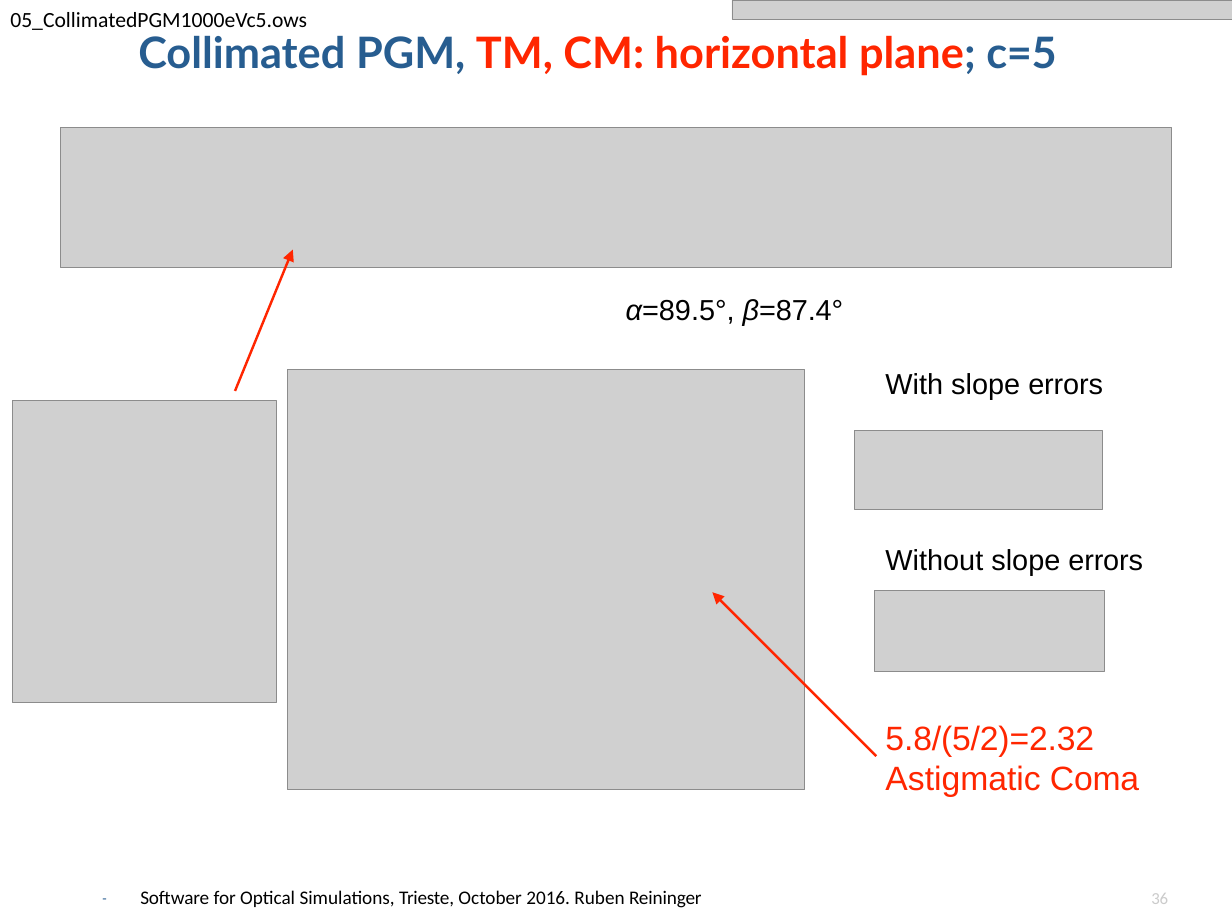
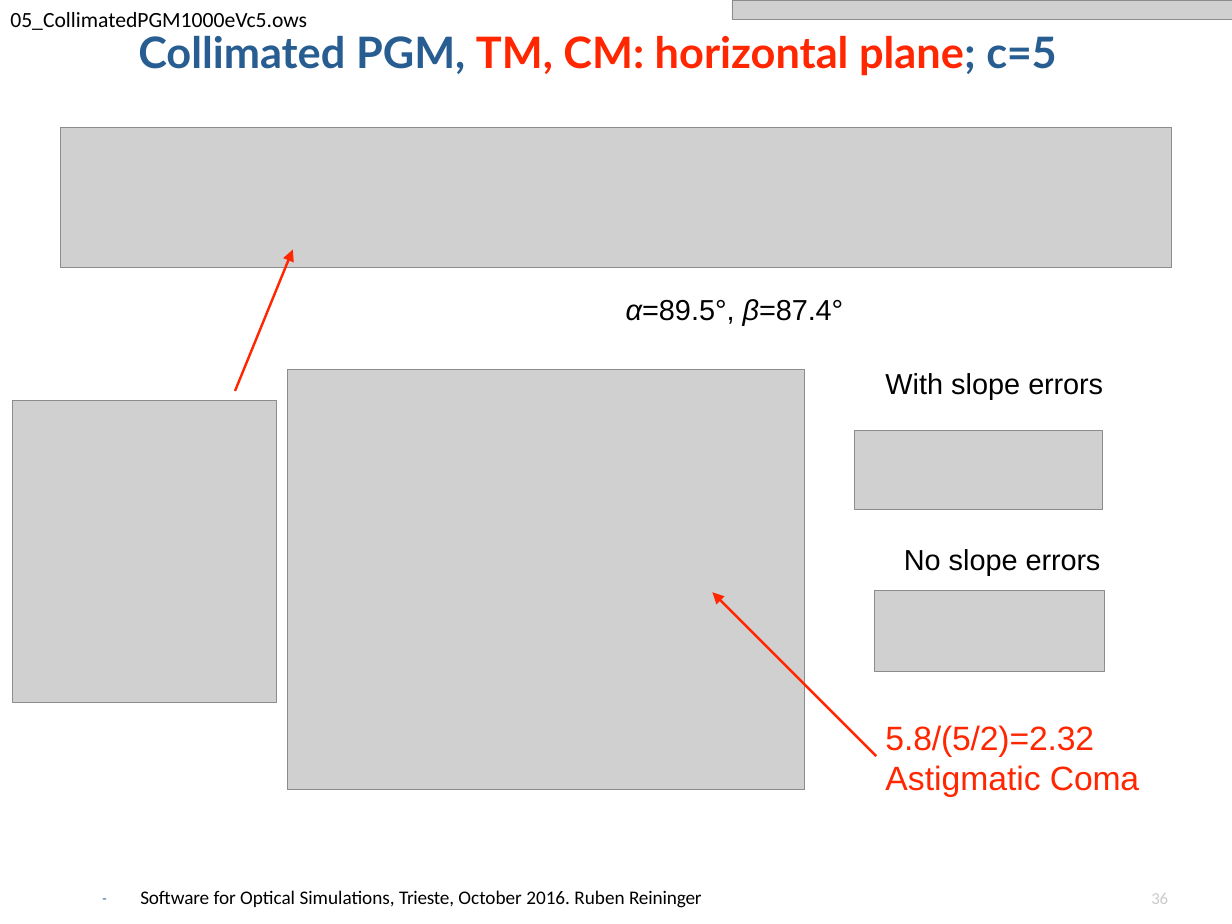
Before and after one commit to oasys-kit/oasys_school_eos26, a slide deck: slide 36 of srio/grating_simulations_reininger.pptx. Drawn at 1232x924 pixels with LibreOffice and Linux fonts; fonts in the diff are those of the drawing; grey boxes stand for pictures; background and template pictures are left out. Boxes give left, top, right and bottom in pixels: in the first picture for what was removed or moved away, otherwise in the second. Text is boxed around its words. In the diff, an @@ line names an element or a change of style, - is before the commit and + after.

```diff
--- a/srio/grating_simulations_reininger.pptx
+++ b/srio/grating_simulations_reininger.pptx
@@ text at bbox=[904, 549, 1101, 575]: text changed @@
-Without slope errors
+No slope errors
```
Also in this commit, not shown: 3 other slides changed.
